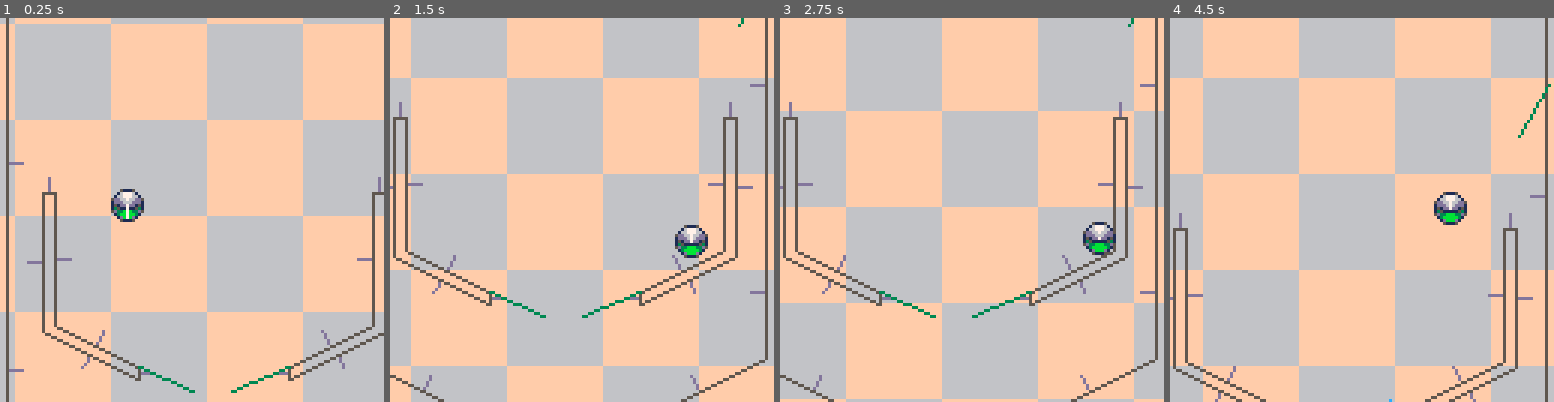
Above: before the commit, frames 1-4 (left to right).
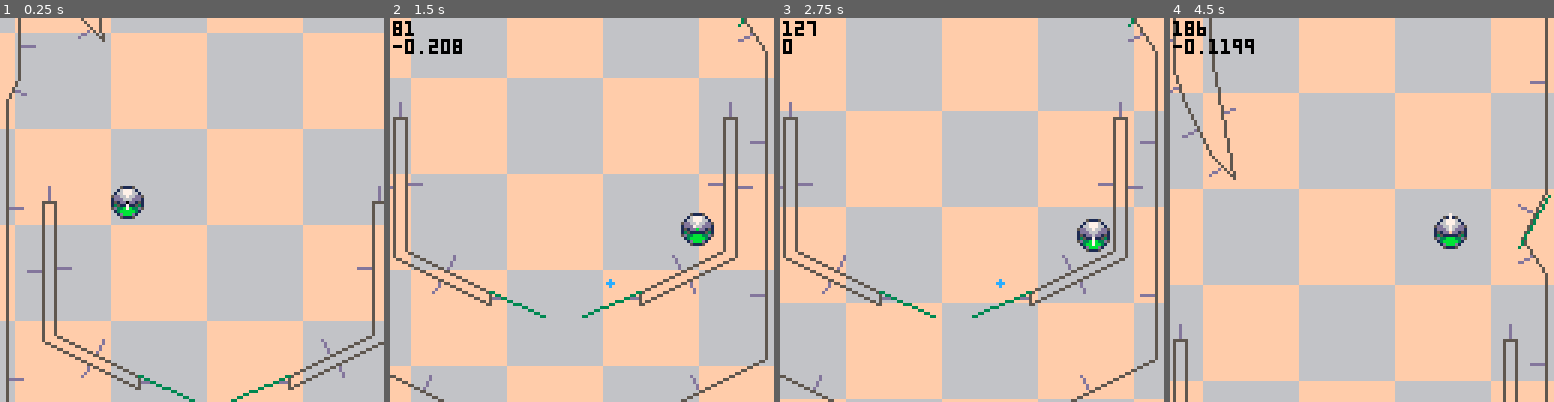
Above: after the commit, the same moments.

Repository: LouieChapm/Super3dPinball
Game: PICO-8 cartridge super_3d_pinball.p8
Two runs of this game, one before a commit and one after it. Both use one fixed random seed, a clock stepped at 60 frames per second and the inputs below.
Inputs:
- Up to frame 1 (0.25 s): no input
- Up to frame 2 (1.5 s): tap X (X key) at 0.33, 1.07 s; tap O (Z key) at 0.7 s
- Up to frame 3 (2.75 s): hold Right 1.6-2.1 s; tap O (Z key) at 1.7, 2.1, 2.5 s; tap X (X key) at 1.85 s; hold Up 2.15-2.42 s; hold Right from 2.47 s (still down)
- Up to frame 4 (4.5 s): tap O (Z key) every 0.4 s from 2.9 to 4.1 s; tap X (X key) at 2.97, 4.08 s; release Right at 3.03 s; hold Left 3.08-3.58 s; hold Down 3.63-3.97 s; hold Right from 4.02 s (still down)

The runs differ from the first frame. In frame 1, 13% of the frame differs, in the area x 0-100%, y 0-100%; in frame 2, 1.6%; in frame 3, 1.2%; in frame 4, 84%.

Commit message:
update part_export

Diff:
--- a/pinball_editor.p8
+++ b/pinball_editor.p8
@@ -447,15 +448,15 @@
 	local placed_on_frame = false
 	-- place one down
 	if placable then
-		placable.x = MOUSE_X
-		placable.y = MOUSE_Y
+		placable.x = mouseX_raw + CAMERA_X
+		placable.y = mouseY_raw + CAMERA_Y
 
 		if MOUSE_CLICK then
 			add(PARTS,placable)
 			placable = nil
 
 			placed_on_frame=true
-		elseif MOUSE_RIGHT_RELEASE and drag_update_x <3 and drag_update_y <3 then
+		elseif MOUSE_RIGHT_RELEASE and drag_update_x <1 and drag_update_y <1 then
 			placable = nil
 		end
 	end
@@ -488,7 +489,7 @@
 
 	if _type == "flipper" then
 		placable.rest_direction = .82
-		placable.length = 15
+		placable.length = 20
 	end
 end
 
@@ -685,9 +686,28 @@
 	end
 	out = sub(out,1,-2).."]]"
 
+	out..="\npart_library=[["
+	for _part in all(PARTS) do
+		out..=part_to_string(_part) .. "\n"
+	end
+	if(#PARTS>0)out = sub(out,1,-2)
+	out..="]]"
+
 	printh(out, "inf_mapdata.txt", true)
 end
 
+-- contains all the little info to convert a part into a string
+function part_to_string(_part)
+	local out = table_to_string({_part.type, _part.x, _part.y})
+
+	if _part.type == "flipper" then
+		out..=","..table_to_string({_part.length, _part.rest_direction})
+	end
+
+	return out
+end
+
+-- converts a polygon into a big string of variables
 function poly_to_string(_polygon)
 	local out = ""
 
@@ -702,6 +722,16 @@
 
 	return sub(out,1,-2)
 end
+
+-- converts a table into a string , yay
+function table_to_string(_table)
+	local out = ""
+	for item in all(_table) do
+		out..=item ..","
+	end
+	return sub(out,1,-2)
+end
+
 
 
 
--- a/super_3d_pinball.p8
+++ b/super_3d_pinball.p8
@@ -3,20 +3,20 @@
 __lua__
 -- init
 
-GRAVITY =  .1
+GRAVITY =  .08
 DEBUG = ""
 DEBUGTIME = 90
 
 deltaTime = 1
 
 LEFT_FLIPPER,RIGHT_FLIPPER = false, false
-FLIPPER_SPEED = .2
-
-PHYSICS_SPEED = 1
-PHYSICS_STEPS = 8
+FLIPPER_SPEED = .3
+
+PHYSICS_SPEED = .9
+PHYSICS_STEPS = 4
 
 STOP_SIM = false
-BALL_RADIUS = 4.5
+BALL_RADIUS = 5
 
 BALL_MAX_VELOCITY = 7
 
@@ -40,7 +40,9 @@
 	WALLS={}
 	foreach(split(poly_library,"\n"),init_walls)
 
-	FLIPPERS = {}
+	FLIPPERS = {}		-- todo remove evntually
+	PARTS = {}
+	foreach(split(part_library,"\n"),init_part)
 
 	new_flipper(44, 116, 20, .82, -.12, false)
 	new_flipper(94, 116, 20, .18, .12, true)
@@ -51,6 +53,16 @@
 
 
 	CAMERA_X, CAMERA_Y = 64,64
+end
+
+function init_part(_data)
+	local data, part = split(_data), {}
+	part.type, part.x, part.y = data[1], data[2], data[3]
+
+	if part.type=="flipper" then
+		new_flipper(part.x, part.y, data[4], data[5], -.12, false)
+	end
+
 end
 
 function init_walls(_data)
@@ -94,6 +106,12 @@
 
 		dirX = 0,
 		dirY = 0,
+
+		-- normalised direction
+		n_dirX = 0,
+		n_dirY = 0,
+
+		additive_velocity = 0,
 	}
 
 	return add(BALLS, pinball)
@@ -119,6 +137,8 @@
 -- update
 function _update60()
 	t+=1
+
+	if(btnp"2")STOP_SIM=false
 
 	if(DEBUGTIME>=0)DEBUGTIME-=1
 	if(DEBUGTIME==0)DEBUG = ""
@@ -184,9 +204,10 @@
 
 function draw_ball(_ball)
 	sspr(0,0,11,11,flr(_ball.x)-5,flr(_ball.y)-5)
-	pset(_ball.x, _ball.y, 7)
 	dirX,dirY=get_direction_of_vector(_ball.dirX, _ball.dirY)
 	line(_ball.x, _ball.y, _ball.x + _ball.dirX *2, _ball.y + _ball.dirY *2, 7)
+	pset(_ball.x, _ball.y, t)
+
 end
 
 function draw_flipper(_flipper)
@@ -255,7 +276,7 @@
 		_flipper.active_perc = mid(0, _flipper.active_perc + movement, 1)
 
 		-- update the fliper tip location
-		local direction = _flipper.rest_direction + lerp(0, _flipper.extend_amount, easeInCubic(_flipper.active_perc))
+		local direction = _flipper.rest_direction + lerp(0, _flipper.extend_amount, easeOutCubic(_flipper.active_perc))
 		_flipper.direction = direction
 		_flipper.tip.x = _flipper.x + sin(direction) * _flipper.length
 		_flipper.tip.y = _flipper.y + cos(direction) * _flipper.length
@@ -304,11 +325,34 @@
 					-- "velocity = change_in_position / dt."
 				local velocityX, velocityY = deltaX / deltaTime, deltaY / deltaTime
 
-				add_force(_ball, velocityX * friction, velocityY * friction, false)
+				-- debug(velocityX .. "," .. velocityY)
+
+				friction = .9
+
+				-- if it hits the edge of a flipper then send it on an angle
+				if point[3]==1 or point[3]==0 then
+					debug("angled hit !")
+
+					local wall_direction=new_point(dirX, dirY)
+
+					-- set to abs as to not flip ball direction
+					-- terrible work around , but it works so :/
+					velocityX *= abs(wall_direction.x)
+					velocityY *= abs(wall_direction.y)
+				end
+
+				-- horrible debug test physics stuff please remove
+				-- makes vertical shots a bit easier from an idle ball
+				--[[
+				if(_ball.additive_velocity<1)velocityY+=5 * (1-_ball.additive_velocity)
+				debug(5 * (1-_ball.additive_velocity))
+				]]--
+
+				add_force(_ball, velocityX * friction, velocityY * friction * 1.2, false)
 			else
 				local wall_direction=new_point(dirX, dirY)
 
-				local dot = dot_product({x=_ball.dirX, y=_ball.dirY},wall_direction)
+				local dot = dot_product(new_point(_ball.dirX, _ball.dirY),wall_direction)
 
 				local dx = -wall_direction.x * 2 * dot
 				local dy = -wall_direction.y * 2 * dot
@@ -322,7 +366,13 @@
 	_ball.dirX = mid(-BALL_MAX_VELOCITY, _ball.dirX, BALL_MAX_VELOCITY)
 	_ball.dirY = mid(-BALL_MAX_VELOCITY, _ball.dirY, BALL_MAX_VELOCITY)
 
-	if(_ball.y>180)_ball.x, _ball.y, _ball.dirY = 64,64,-_ball.dirY
+	local dist=calc_dist2(_ball.x, _ball.y, _ball.x + _ball.dirX, _ball.y + _ball.dirY)
+	_ball.n_dirX, _ball.n_dirY = _ball.dirX / dist, _ball.dirY / dist -- normalised direction ?
+
+	_ball.additive_velocity = abs(_ball.dirX) + abs(_ball.dirY)
+	-- debug(_ball.additive_velocity)
+
+	if(_ball.y>180)_ball.x, _ball.y, _ball.dirX, _ball.dirY = 92,112, 0, 0
 end
 
 -- ran for each edge and applies physics stuff to it
@@ -347,8 +397,27 @@
 
 		local friction = .8
 
+		local skim_check = dot_product({x=_ball.n_dirX, y=_ball.n_dirY},wall_direction)
+		if abs(skim_check)<.5 then
+			debug(tostr(t) .. "\n" .. skim_check)
+			dx = dirX
+			dy = dirY
+
+			friction = .9
+		end
+
+		--[[
+		local dx = dirX
+		local dy = dirY
+		]]--
+
+
 		add_force(_ball, dx * friction, dy * friction, false)
 	end
+end
+
+function normalise(_vx, _vy)
+
 end
 
 -- returns true if collision between ball and edge
@@ -400,6 +469,11 @@
 -- tools
 function easeInCubic(_t)
 	return _t * _t * _t
+end
+
+function easeOutCubic(t)
+    t-=1
+    return 1-t*t
 end
 
 function lerp(a,b,t)
Not shown, added: inf_backup.txt
Not shown, changed: inf_mapdata.txt
